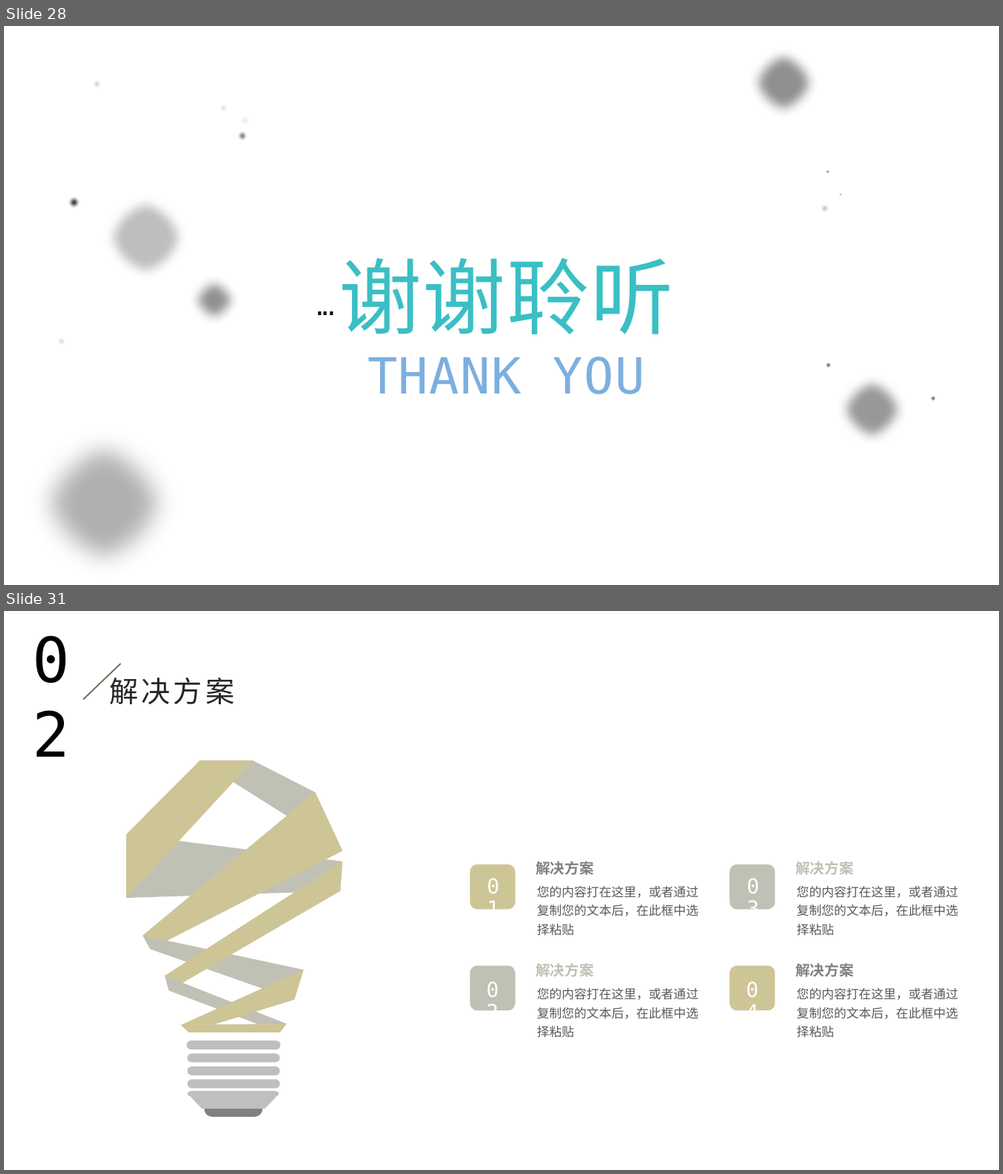
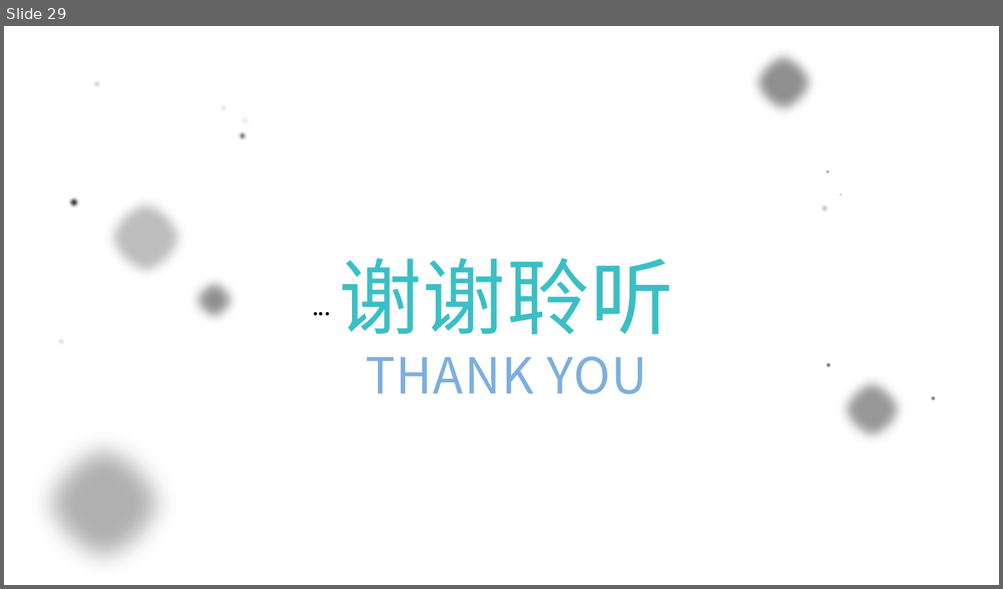
Before and after one commit to dragonyun/notebook, a slide deck: 前端发展史资料/前端编年史简介.pptx. Shown one above the other, each under a label of ours: slides 28 and 31 before the commit, slide 29 after it; the slides between them are not shown. The pictures are 1003x1174 and 1003x589 pixels, drawn with LibreOffice and Linux fonts; fonts in the diff are those of the drawing; background and template pictures are left out. Boxes give left, top, right and bottom in pixels: in the first picture for what was removed or moved away, otherwise in the second. Text is boxed around its words. In the diff, an @@ line names an element or a change of style, - is before the commit and + after.

```diff
--- a/前端发展史资料/前端编年史简介.pptx
+++ b/前端发展史资料/前端编年史简介.pptx
@@ slide 31 removed at bbox=[4, 611, 999, 1170], background picture (left out) @@
@@ text removed at bbox=[25, 616, 110, 699] @@
-02
@@ line removed from (120, 664) to (83, 699) @@
@@ text removed at bbox=[109, 672, 234, 704] @@
-解决方案
@@ rounded rectangle removed at bbox=[469, 865, 515, 909] @@
@@ text removed at bbox=[472, 873, 514, 904] @@
-01
@@ text removed at bbox=[535, 861, 593, 875] @@
-解决方案
@@ rounded rectangle removed at bbox=[729, 865, 775, 909] @@
@@ text removed at bbox=[732, 873, 774, 904] @@
-03
@@ text removed at bbox=[795, 861, 853, 875] @@
-解决方案
@@ text removed at bbox=[537, 886, 698, 936] @@
-您的内容打在这里，或者通过复制您的文本后，在此框中选择粘贴
@@ text removed at bbox=[797, 886, 958, 936] @@
-您的内容打在这里，或者通过复制您的文本后，在此框中选择粘贴
@@ text removed at bbox=[535, 963, 593, 977] @@
-解决方案
@@ text removed at bbox=[795, 963, 853, 977] @@
-解决方案
@@ rounded rectangle removed at bbox=[469, 966, 515, 1011] @@
@@ text removed at bbox=[472, 977, 513, 1008] @@
-02
@@ rounded rectangle removed at bbox=[729, 966, 775, 1011] @@
@@ text removed at bbox=[731, 977, 772, 1008] @@
-04
@@ text removed at bbox=[537, 988, 698, 1038] @@
-您的内容打在这里，或者通过复制您的文本后，在此框中选择粘贴
@@ text removed at bbox=[797, 988, 958, 1038] @@
-您的内容打在这里，或者通过复制您的文本后，在此框中选择粘贴
@@ group removed at bbox=[126, 761, 343, 1117]: 19 freeform shapes @@
@@ what was slide 28 is now slide 29 @@
@@ slide 29 changed as well @@
@@ font DejaVu Sans Mono to Noto Sans CJK JP in 4 elements at bbox=[339, 258, 674, 395], bbox=[304, 287, 333, 324], bbox=[310, 287, 338, 324], bbox=[316, 287, 345, 324] @@
```
Also in this commit, not shown: 26 other slides changed, 2 slides added, 7 other slides removed, 1 other file.
